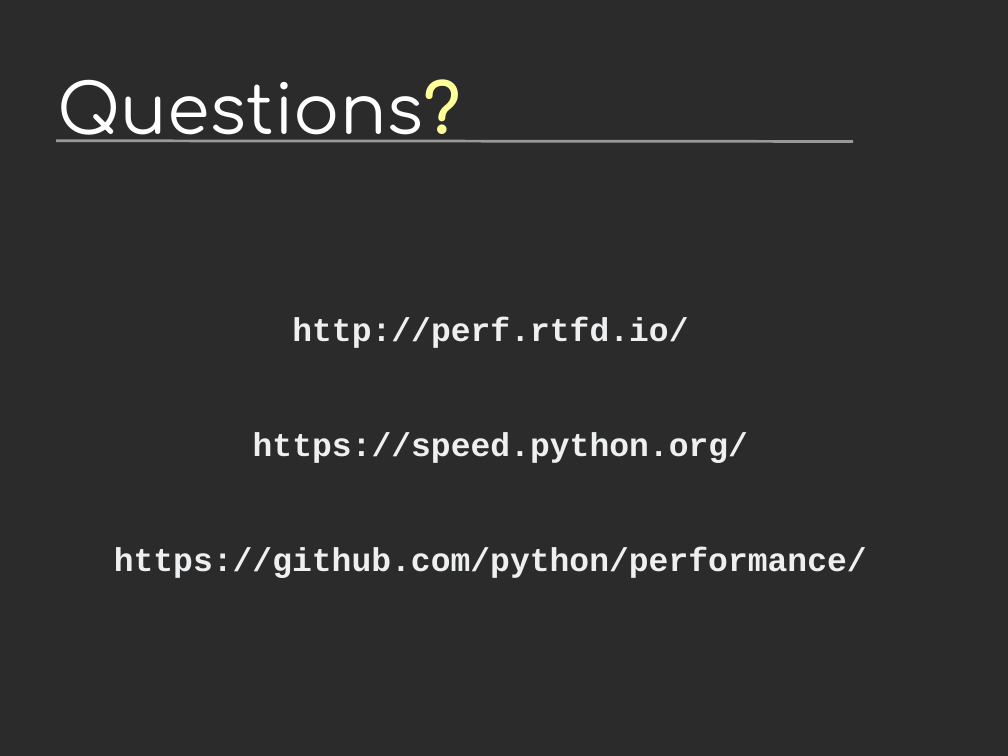
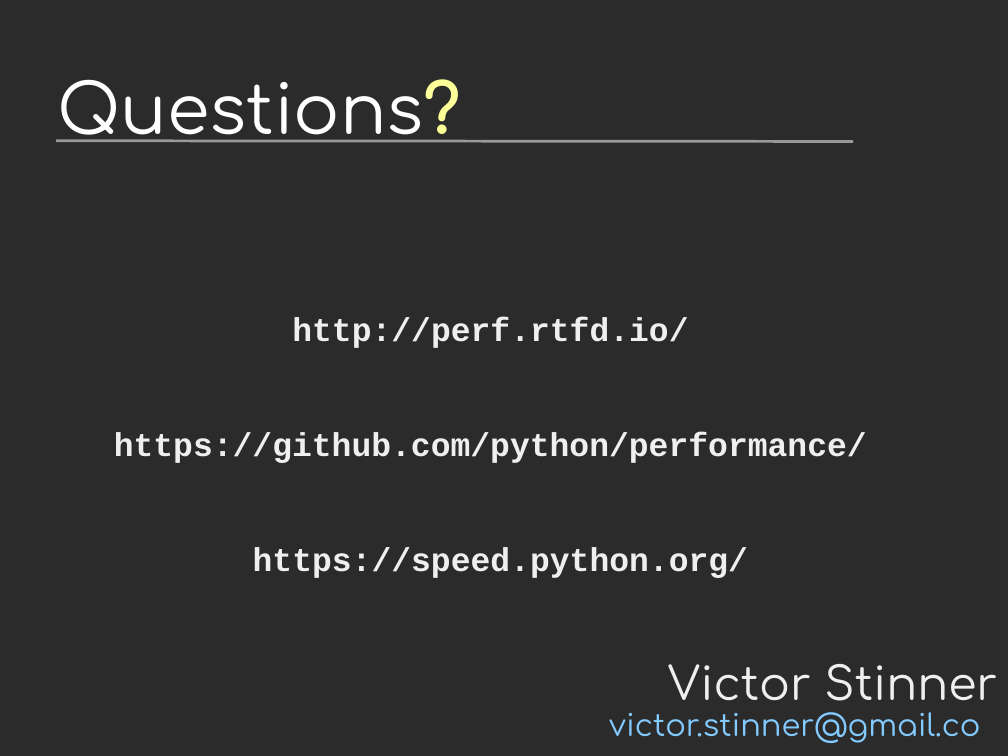
Before and after one commit to vstinner/talks, a slide deck: slide 36 of 2017-FOSDEM-Brussels/howto_run_stable_benchmarks.odp (slide 35 before the commit). Drawn at 1008x756 pixels with LibreOffice and Linux fonts; fonts in the diff are those of the drawing; background and template pictures are left out; a plain dark background stands for a picture behind light text. Boxes give left, top, right and bottom in pixels: in the first picture for what was removed or moved away, otherwise in the second. Text is boxed around its words. In the diff, an @@ line names an element or a change of style, - is before the commit and + after.

```diff
--- a/2017-FOSDEM-Brussels/howto_run_stable_benchmarks.odp
+++ b/2017-FOSDEM-Brussels/howto_run_stable_benchmarks.odp
@@ text at bbox=[114, 432, 867, 463]: paragraph added @@
+https://github.com/python/performance/
@@ text at bbox=[114, 547, 867, 578]: paragraph removed @@
-https://github.com/python/performance/
@@ text added at bbox=[668, 664, 997, 701], 36 pt, text #EEEFF0 @@
+Victor Stinner
@@ text added at bbox=[609, 712, 980, 743], 24 pt, text #83CAFF @@
+victor.stinner@gmail.com
```
Also in this commit, not shown: 5 other slides changed, 2 slides added, 1 other file.
